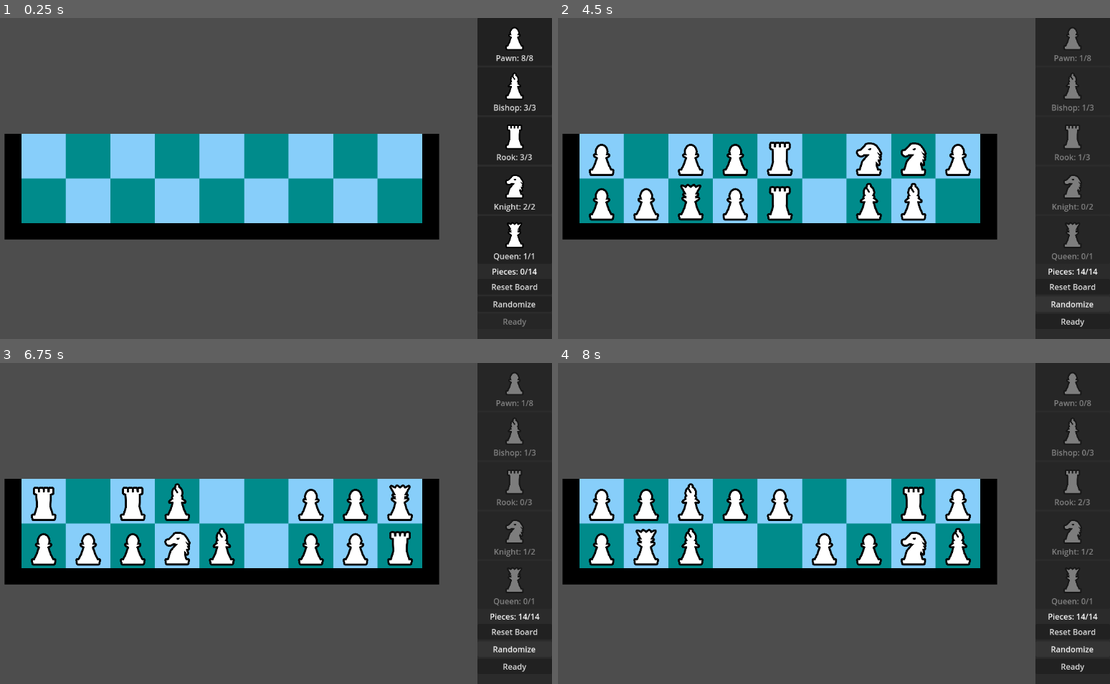
Above: before the commit, frames 1-4 (two rows, left to right).
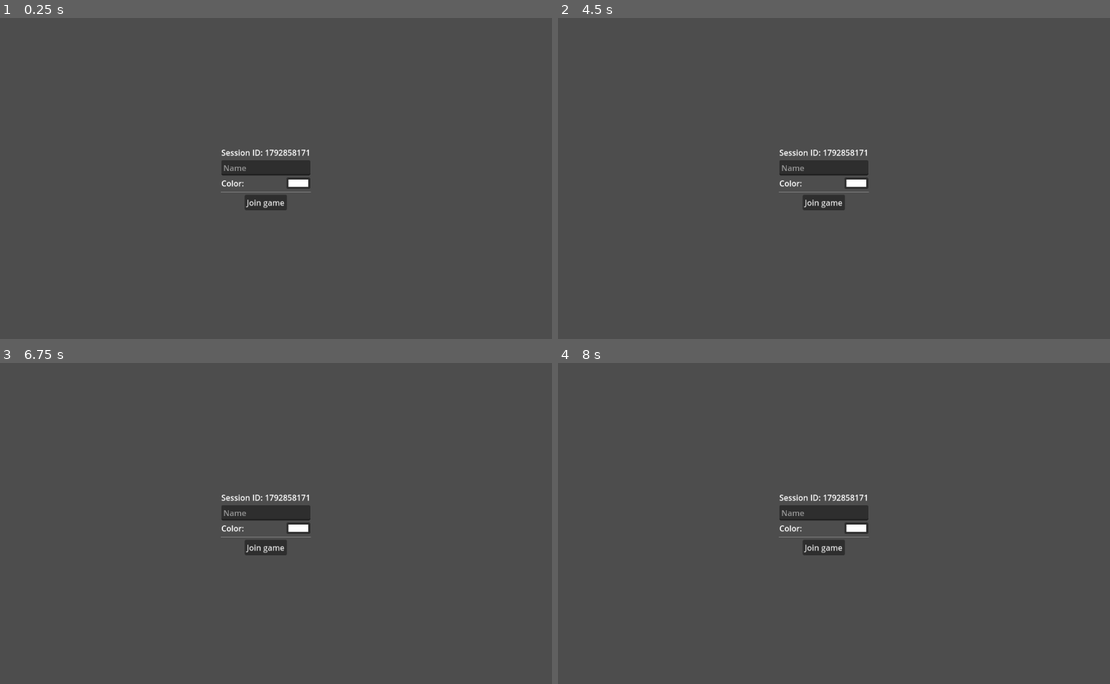
Above: after the commit, the same moments.

Repository: Tom3s/rpg-chess-remastered
Game: Godot game, scene res://PlayerSelect.tscn
Two runs of this game, one before a commit and one after it. Both use one fixed random seed, a clock stepped at 60 frames per second and the inputs below. Before the commit the project starts from res://SetupBuilder.tscn.
Inputs (mouse positions are in pixels of both pictures, inside the frame that each line leads up to):
- Up to frame 1 (0.25 s): no input
- Up to frame 2 (4.5 s): click (1071, 40) at 0.5 s, where only the run before the commit has a clickable "Pawn: 8/8"; click (1071, 91) at 1.25 s, where only the run before the commit has a clickable "Bishop: 3/3"; click (1071, 139) at 2 s, where only the run before the commit has a clickable "Rook: 3/3"; click (1071, 191) at 2.75 s, where only the run before the commit has a clickable "Knight: 2/2"; click (1071, 239) at 3.5 s, where only the run before the commit has a clickable "Queen: 1/1"; click (1071, 303) at 4.25 s, where only the run before the commit has a clickable "Randomize"
- Up to frame 3 (6.75 s): click (513, 667) at 5 s, where only the run before the commit has a clickable "Ready"; click (513, 667) at 5.75 s, where only the run before the commit has a clickable "Ready"; click (513, 648) at 6.5 s, where only the run before the commit has a clickable "Randomize"
- Up to frame 4 (8 s): click (1071, 648) at 7.25 s, where only the run before the commit has a clickable "Randomize"

The runs differ from the first frame. In frame 1, 39% of the frame differs, in the area x 0-100%, y 0-100%; in frame 2, 39%; in frame 3, 39%; in frame 4, 39%.
Error before the commit: Cannot call method 'put_data' on a null value. (res://Global/Network.gd:141)

Commit message:
Board initialized

Diff:
--- /dev/null
+++ b/client/GameScene.gd
@@ -0,0 +1,36 @@
+extends Node2D
+class_name GameScene
+
+@onready var pieceScene: PackedScene = preload("res://Piece.tscn")
+
+@onready var board: Board = %Board
+@onready var p1Pieces: Node2D = %P1Pieces
+@onready var p2Pieces: Node2D = %P2Pieces
+
+func _ready() -> void:
+	# if initialData.size() == 0:
+	# 	print("[GameScene.gd] Piece data not initialized!")
+	# else:
+	# 	print("[GameScene.gd] Piece data successfully initialized")
+	# 	print(initialData)
+	initialize_board()
+
+func initialize_board() -> void:
+	if GlobalNames.initialBoardData.size() == 0:
+		assert(false, "[GameScene.gd] Board data is empty; Exiting...")
+
+	var p1PieceData: Array[Piece] = GlobalNames.initialBoardData[0]
+
+	for p in p1PieceData:
+		var piece: Piece = pieceScene.instantiate()
+		p1Pieces.add_child(piece)
+		piece.pieceType = p.pieceType
+		piece.setPosition(p.positionOnBoard, board)
+
+	var p2PieceData: Array[Piece] = GlobalNames.initialBoardData[1]
+
+	for p in p2PieceData:
+		var piece: Piece = pieceScene.instantiate()
+		p2Pieces.add_child(piece)
+		piece.pieceType = p.pieceType
+		piece.setPosition(p.positionOnBoard, board)
--- /dev/null
+++ b/client/GameScene.tscn
@@ -0,0 +1,19 @@
+[gd_scene load_steps=3 format=3 uid="uid://w6osov1hfnyr"]
+
+[ext_resource type="PackedScene" uid="uid://dgwdc1dwjva0w" path="res://Board.tscn" id="1_ayk78"]
+[ext_resource type="Script" path="res://GameScene.gd" id="1_lkxyc"]
+
+[node name="GameScene" type="Node2D"]
+script = ExtResource("1_lkxyc")
+
+[node name="Board" parent="." instance=ExtResource("1_ayk78")]
+unique_name_in_owner = true
+
+[node name="P1Pieces" type="Node2D" parent="."]
+unique_name_in_owner = true
+
+[node name="P2Pieces" type="Node2D" parent="."]
+unique_name_in_owner = true
+
+[node name="Camera" type="Camera2D" parent="."]
+zoom = Vector2(0.47, 0.47)
--- a/client/Global/GlobalNames.gd
+++ b/client/Global/GlobalNames.gd
@@ -26,3 +26,5 @@
 	var id: int = -1
 	var name: String = ""
 	var color: Color = Color.WHITE
+
+var initialBoardData: Array = []
--- a/client/Global/Network.gd
+++ b/client/Global/Network.gd
@@ -143,6 +143,7 @@
 func receive_packet() -> void:
 	var result: Array = socket.get_data(2)
 
+
 	var _error: Error = result[0]
 	var header: PackedByteArray = result[1]
 	# this is fucking stupid
@@ -158,6 +159,41 @@
 
 	result = socket.get_data(packet_len)
 	_error = result[0]
+
 	var data: Array = result[1]
 
-	print(data)
+	decode_packet(packet_type, data)
+
+func decode_packet(packet_type: PACKET_TYPE, data: PackedByteArray) -> void:
+	match packet_type:
+		PACKET_TYPE.INIT_BOARD_STATE:
+			var p1_id: int = data.decode_s64(0)
+			print(p1_id)
+			var p1_pieces: Array[Piece]
+			for i in GlobalNames.NR_PIECES:
+				var piece: Piece = Piece.new()
+				var piece_type: GlobalNames.PIECE_TYPE = data.decode_u8(8 + i *3) as GlobalNames.PIECE_TYPE
+				var x: int = data.decode_u8(8 + i * 3 + 1)
+				var y: int = data.decode_u8(8 + i * 3 + 2)
+				piece.pieceType = piece_type
+				piece.positionOnBoard = Vector2i(x, y)
+				p1_pieces.push_back(piece)
+
+			var p2_id: int = data.decode_s64(8 + GlobalNames.NR_PIECES * 3)
+			print(p2_id)
+			var offset: int = 8 + GlobalNames.NR_PIECES * 3 + 8
+			var p2_pieces: Array[Piece]
+			for i in GlobalNames.NR_PIECES:
+				var piece: Piece = Piece.new()
+				var piece_type: GlobalNames.PIECE_TYPE = data.decode_u8(offset + i *3) as GlobalNames.PIECE_TYPE
+				var x: int = data.decode_u8(offset + i * 3 + 1)
+				var y: int = data.decode_u8(offset + i * 3 + 2)
+				piece.pieceType = piece_type
+				piece.positionOnBoard = Vector2i(x, y)
+				p2_pieces.push_back(piece)
+
+			GlobalNames.initialBoardData = [p1_pieces, p2_pieces]
+			get_tree().change_scene_to_file("res://GameScene.tscn")
+
+		# _:
+			# default
--- a/client/project.godot
+++ b/client/project.godot
@@ -11,7 +11,7 @@
 [application]
 
 config/name="RPG Chess Client"
-run/main_scene="res://SetupBuilder.tscn"
+run/main_scene="res://PlayerSelect.tscn"
 config/features=PackedStringArray("4.3", "GL Compatibility")
 config/icon="res://icon.svg"
 
Not shown, changed: backend/src/communication.odin
